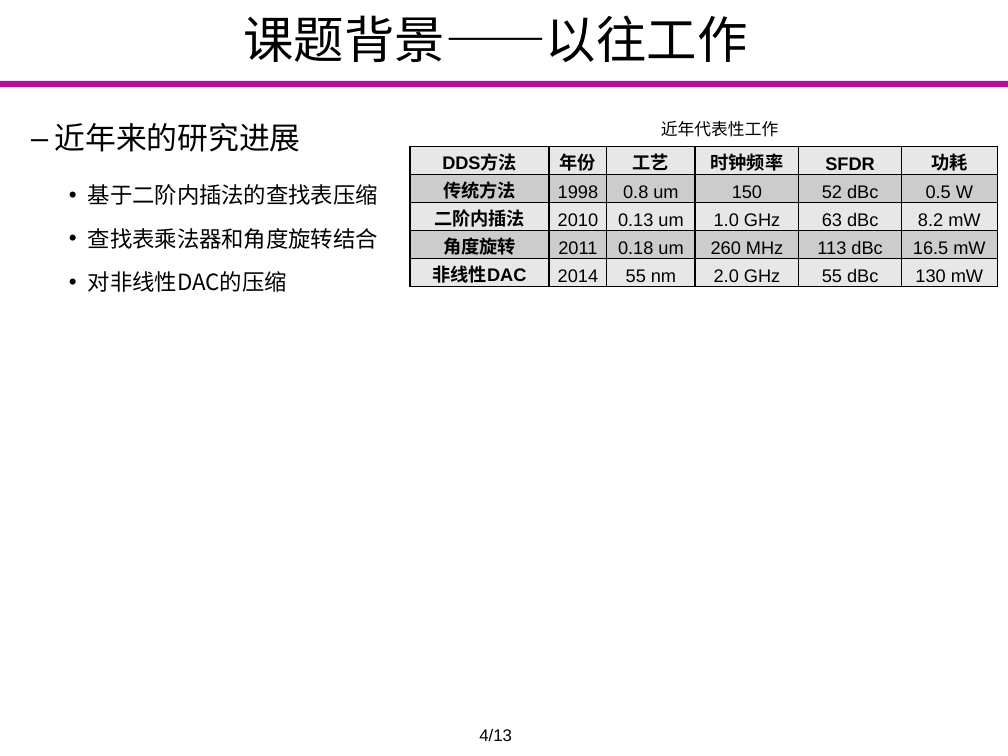
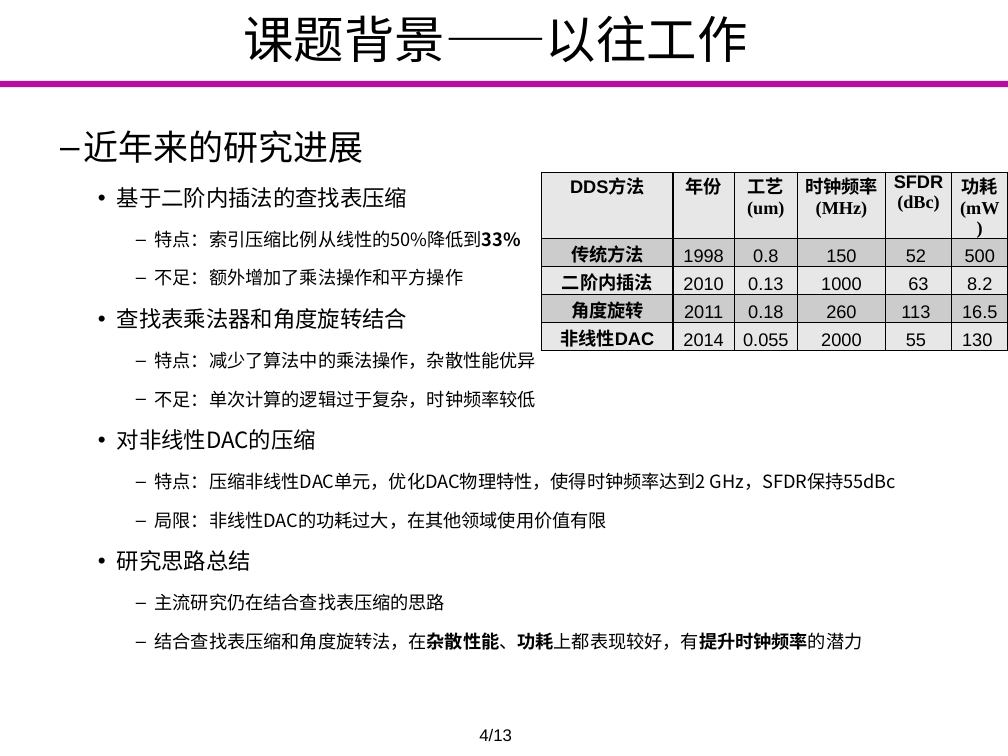
Before and after one commit to Markov2016/lunwen, a slide deck: slide 6 of dabian/杨一雄_毕业设计答辩.pptx. Drawn at 1008x756 pixels with LibreOffice and Linux fonts; fonts in the diff are those of the drawing; background and template pictures are left out. Boxes give left, top, right and bottom in pixels: in the first picture for what was removed or moved away, otherwise in the second. Text is boxed around its words. In the diff, an @@ line names an element or a change of style, - is before the commit and + after.

Commit message:
0608

```diff
--- a/dabian/杨一雄_毕业设计答辩.pptx
+++ b/dabian/杨一雄_毕业设计答辩.pptx
@@ text "近年来的研究进展": place and size @@
-text "近年来的研究进展" at (55,123,378,292)
+text "近年来的研究进展" at (84,130,896,650)
@@ text at (84,130,364,163): size 22 to 25 pt in "近年来的研究进展"; less space between paragraphs @@
@@ text removed at (661,121,778,137) @@
-近年代表性工作
@@ table at (541,172,1008,351) @@
-row 1: DDS方法 | 年份 | 工艺 | 时钟频率 | SFDR | 功耗
+row 1: DDS方法 | 年份 | 工艺 / (um) | 时钟频率 / (MHz) | SFDR / (dBc) | 功耗 / (mW)
-row 2: 传统方法 | 1998 | 0.8 um | 150 | 52 dBc | 0.5 W
+row 2: 传统方法 | 1998 | 0.8 | 150 | 52 | 500
-row 3: 二阶内插法 | 2010 | 0.13 um | 1.0 GHz | 63 dBc | 8.2 mW
+row 3: 二阶内插法 | 2010 | 0.13 | 1000 | 63 | 8.2
-row 4: 角度旋转 | 2011 | 0.18 um | 260 MHz | 113 dBc | 16.5 mW
+row 4: 角度旋转 | 2011 | 0.18 | 260 | 113 | 16.5
-row 5: 非线性DAC | 2014 | 55 nm | 2.0 GHz | 55 dBc | 130 mW
+row 5: 非线性DAC | 2014 | 0.055 | 2000 | 55 | 130
@@ line spacing 20pt to 1 @@
@@ table: place and size @@
-table at (410,146,998,287)
+table at (541,172,1008,351)
@@ text at (155,230,521,286): paragraphs added @@
+      – 特点：索引压缩比例从线性的50%降低到33%
+      – 不足：额外增加了乘法操作和平方操作
@@ text at (155,351,536,408): paragraphs added @@
+      – 特点：减少了算法中的乘法操作，杂散性能优异
+      – 不足：单次计算的逻辑过于复杂，时钟频率较低
@@ text at (117,472,896,650): paragraphs added @@
+      – 特点：压缩非线性DAC单元，优化DAC物理特性，使得时钟频率达到2 GHz，SFDR保持55dBc
+      – 局限：非线性DAC的功耗过大，在其他领域使用价值有限
+    • 研究思路总结
+      – 主流研究仍在结合查找表压缩的思路
+      – 结合查找表压缩和角度旋转法，在杂散性能、功耗上都表现较好，有提升时钟频率的潜力
```
Also in this commit, not shown: 8 other slides changed, 2 slides added.
